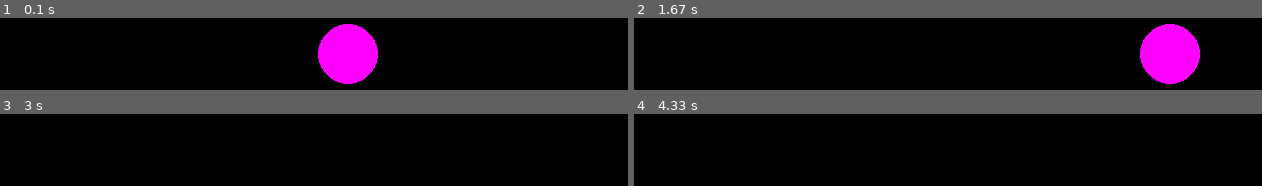
Above: before the commit, frames 1-4 (two rows, left to right).
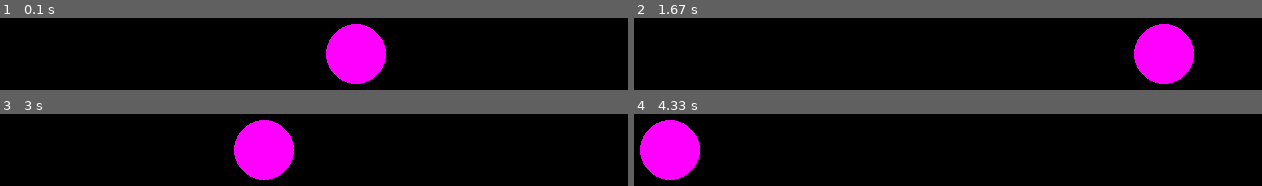
Above: after the commit, the same moments.

Repository: BasselR/MIDI-Visualizer
Game: pygame game, started from drawing.py
Same seed, same stepped clock (60 frames per second), same inputs: the game is played once before the commit and once after it.
Inputs:
- Up to frame 1 (0.1 s): no input
- Up to frame 2 (1.67 s): tap E at 0.33 s; hold Q 0.67-1.13 s
- Up to frame 3 (3 s): hold E 2.17-2.63 s
- Up to frame 4 (4.33 s): hold Q 3.67-4.13 s

The runs differ from the first frame. In frame 1, 2.1% of the frame differs, in the area x 50-62%, y 8-92%; in frame 2, 1.6%; in frame 3, 6.2%, in the area x 37-47%, y 8-92%; in frame 4, 6.2%.

Commit message:
Switched from frame-based to time-based movement

Diff:
--- a/drawing.py
+++ b/drawing.py
@@ -6,14 +6,14 @@
 background.fill((0, 0, 0))
 
 x, y = 50, 50
-vx = 3
+vx = 200
 
 clock = pygame.time.Clock()
-FPS = 60
+FPS = 100
 playtime = 0
+frameCounter = 0
 
 screenRect = screen.get_rect()
-
 screen.blit(background, (0, 0))
 
 mainloop = True
@@ -43,16 +43,27 @@
 
 while mainloop:
 
-    milliseconds = clock.tick(FPS)
-    playtime += milliseconds / 1000.0
+    milliseconds = clock.tick(FPS)  # milliseconds passed since last frame
+    seconds = milliseconds / 1000.0 # seconds passed since last frame (float)
 
-    #x += vx
-    myBall.x += 2
+    frameCounter += 1
+    if frameCounter % 100 == 0:
+        print(seconds)
+
+    for event in pygame.event.get():
+        if event.type == pygame.QUIT:
+            mainloop = False # pygame window closed by user
+        elif event.type == pygame.KEYDOWN:
+            if event.key == pygame.K_q:
+                FPS *= 2
+            elif event.key == pygame.K_e:
+                FPS /= 2
+
+    myBall.x += vx * seconds
     screen.blit(background, (0, 0))
     myBall.blit(screen)
-    #pygame.draw.circle(screen, (255, 0, 0), (x, y), 30)
 
-    if(x + 30 > screenRect.width or x - 30 < 0):
+    if(myBall.x + 60 > screenRect.width or myBall.x < 0):
         vx *= -1
 
 
